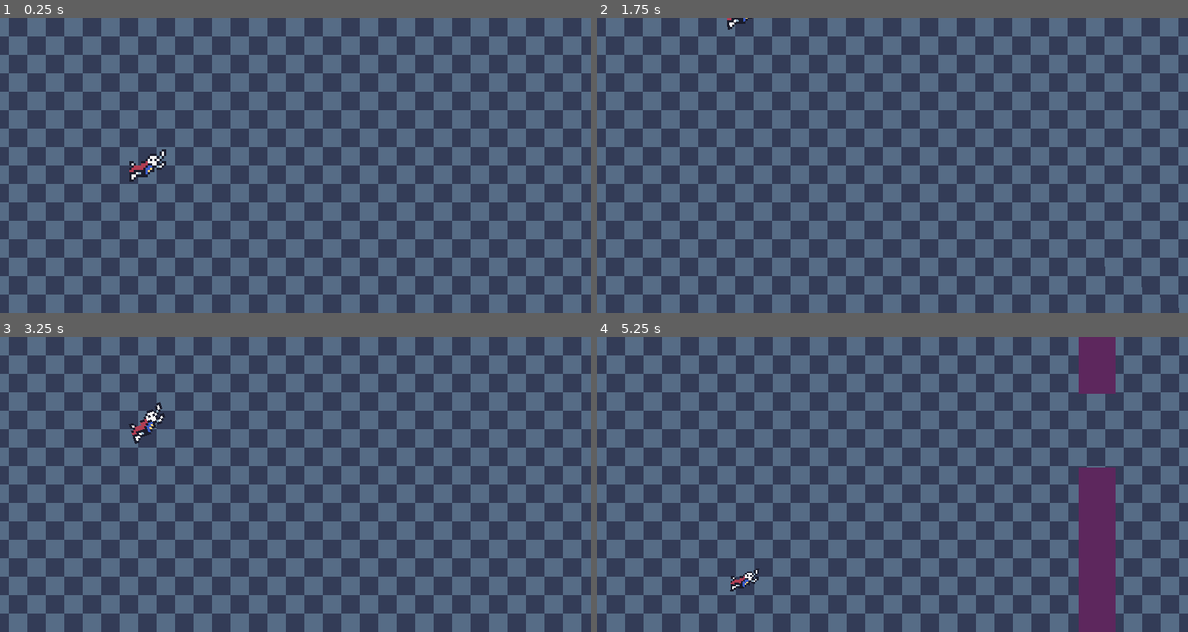
Above: before the commit, frames 1-4 (two rows, left to right).
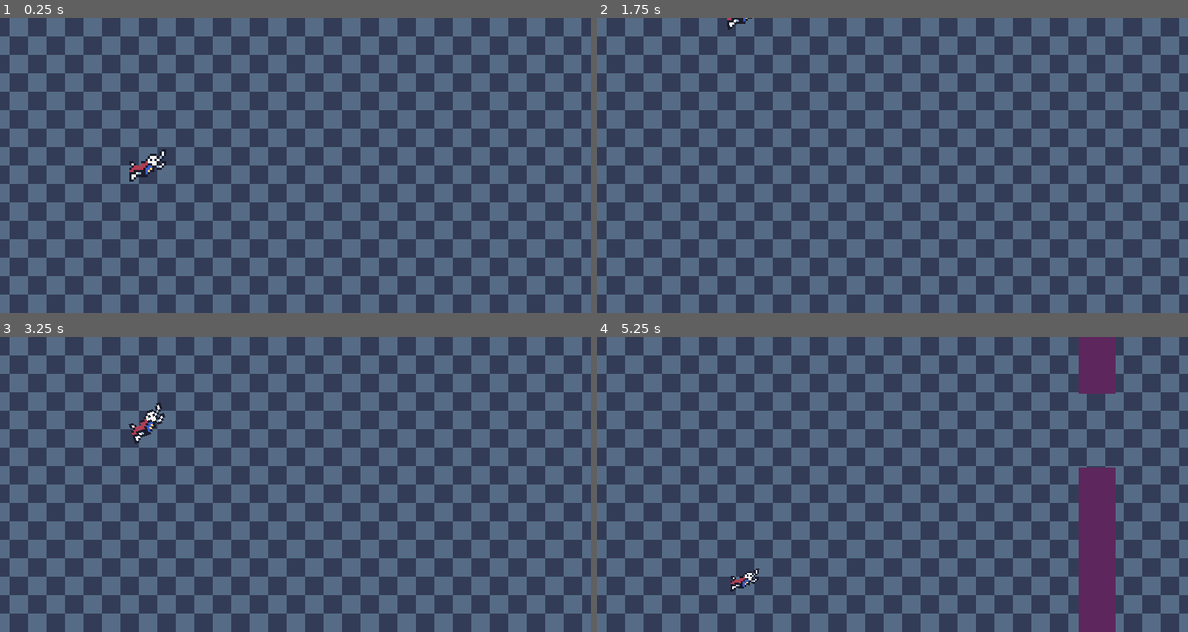
Above: after the commit, the same moments.

Repository: shadow-crafter/Super-Scale-Man
Game: Godot game, scene res://Scenes/game.tscn
Same seed, same stepped clock (60 frames per second), same inputs: the game is played once before the commit and once after it.
Inputs (mouse positions are in pixels of both pictures, inside the frame that each line leads up to):
- Up to frame 1 (0.25 s): no input
- Up to frame 2 (1.75 s): move the mouse to (1022, 150) at 0.52 s; hold W (Move_up) 0.53-1.28 s; right-click (1022, 150) at 0.6 s; move the mouse to (774, 180) at 1.27 s; hold S (Move_down) from 1.28 s (still down); click (774, 180) at 1.35 s
- Up to frame 3 (3.25 s): move the mouse to (354, 419) at 2.02 s; release S (Move_down) at 2.03 s; hold W (Move_up) from 2.03 s (still down); right-click (354, 419) at 2.1 s; move the mouse to (265, 543) at 2.77 s; click (265, 543) at 2.85 s
- Up to frame 4 (5.25 s): move the mouse to (1069, 528) at 3.52 s; release W (Move_up) at 3.53 s; hold S (Move_down) from 3.53 s (still down); right-click (1069, 528) at 3.6 s; move the mouse to (715, 440) at 4.27 s; click (715, 440) at 4.35 s; move the mouse to (922, 484) at 5.02 s; right-click (922, 484) at 5.1 s

The runs differ from the first frame. In frame 1, 96% of the frame differs, in the area x 0-100%, y 0-100%; in frame 2, 96%; in frame 3, 96%; in frame 4, 95%.

Commit message:
Adjust timings

Diff:
--- a/Scenes/Player/player.gd
+++ b/Scenes/Player/player.gd
@@ -32,7 +32,7 @@
 		tmp_scale += 0.5
 	elif Input.is_action_just_pressed("Scale_down"):
 		tmp_scale -= 0.5
-	tmp_scale = clampf(tmp_scale, 0.15, 16)
+	tmp_scale = clampf(tmp_scale, 0.5, 16)
 	scale = Vector2(tmp_scale, tmp_scale)
 
 func screenwrap() -> void:
--- a/Scenes/game.tscn
+++ b/Scenes/game.tscn
@@ -10,7 +10,7 @@
 
 [node name="ParallaxLayer" type="Parallax2D" parent="ParallaxBackground"]
 repeat_size = Vector2(512, 0)
-autoscroll = Vector2(32, 0)
+autoscroll = Vector2(-32, 0)
 follow_viewport = false
 
 [node name="Sprite2D" type="Sprite2D" parent="ParallaxBackground/ParallaxLayer"]
--- a/Scenes/segment_spawner/segment_spawner.gd
+++ b/Scenes/segment_spawner/segment_spawner.gd
@@ -9,6 +9,7 @@
 
 func _on_spawn_delay_timeout() -> void:
 	if spawned < spawn_cap:
+		spawn_delay_timer.wait_time = 3 + randf_range(-1, 0.25)
 		var segment_to_spawn: PackedScene = segments.pick_random()
 		var new_segment = segment_to_spawn.instantiate()
 		add_child(new_segment)
